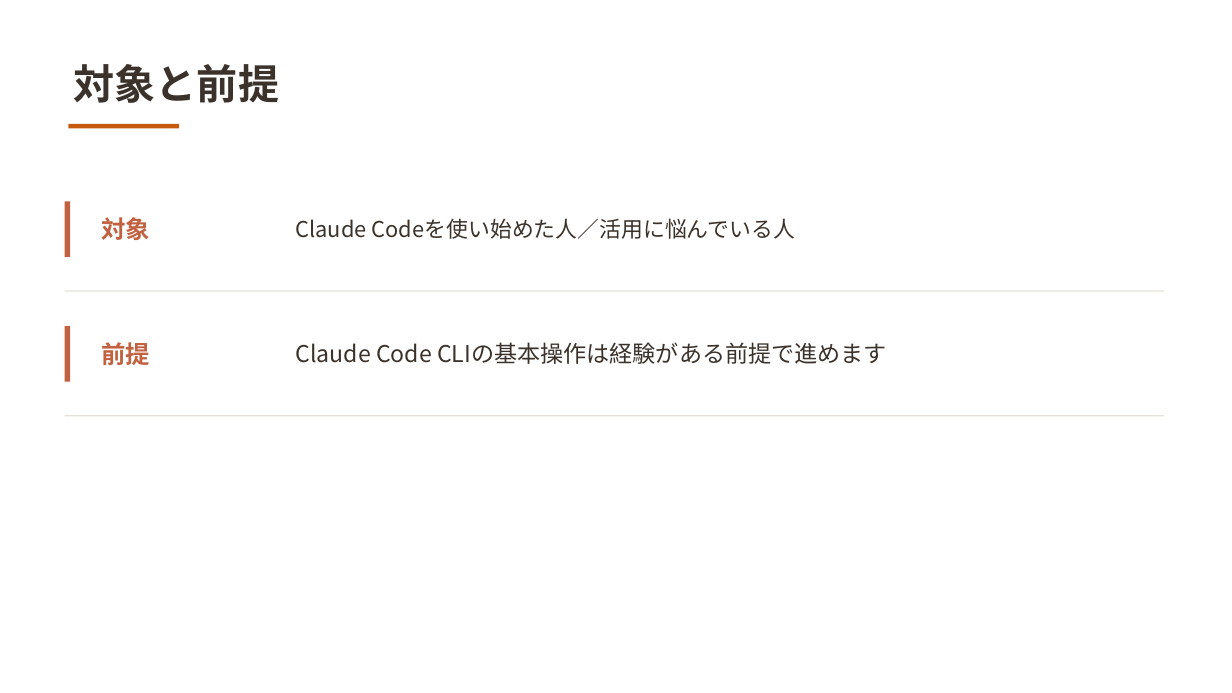
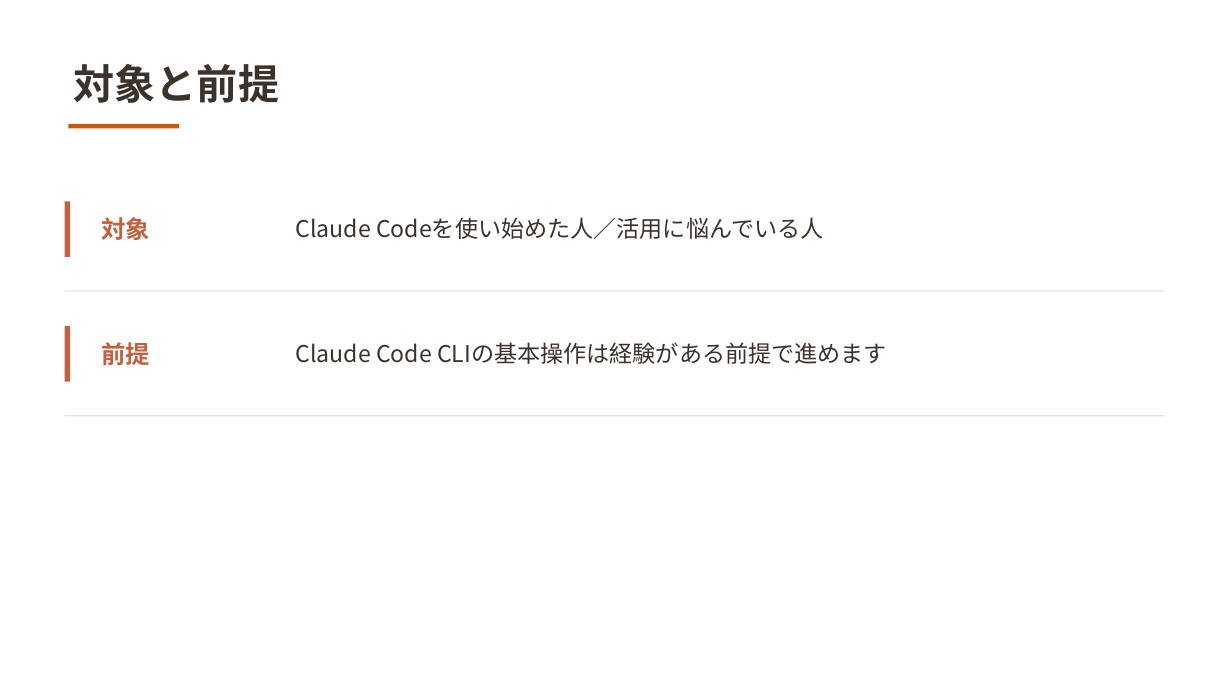
Before and after one commit to masa12y/docs, a slide deck: slide 2 of 勉強会/Claude_Codeの活用方法.pptx. Drawn at 1232x693 pixels with LibreOffice and Linux fonts; fonts in the diff are those of the drawing. Boxes give left, top, right and bottom in pixels: in the first picture for what was removed or moved away, otherwise in the second. Text is boxed around its words. In the diff, an @@ line names an element or a change of style, - is before the commit and + after.

```diff
--- a/勉強会/Claude_Codeの活用方法.pptx
+++ b/勉強会/Claude_Codeの活用方法.pptx
@@ text "Claude Codeを使い始めた人／活用に悩んでいる人" at [295,217,823,239]: size 17 to 18 pt @@
```
Also in this commit, not shown: 18 other slides changed, 1 slide added, 3 slides removed, 2 other files.
